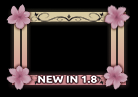
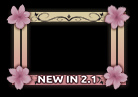
Layers edited between the first and the second 138 x 97 image:
painted on "NEW IN 1.5 make sure to add alpha" over [left=37, top=74, right=99, bottom=85]
